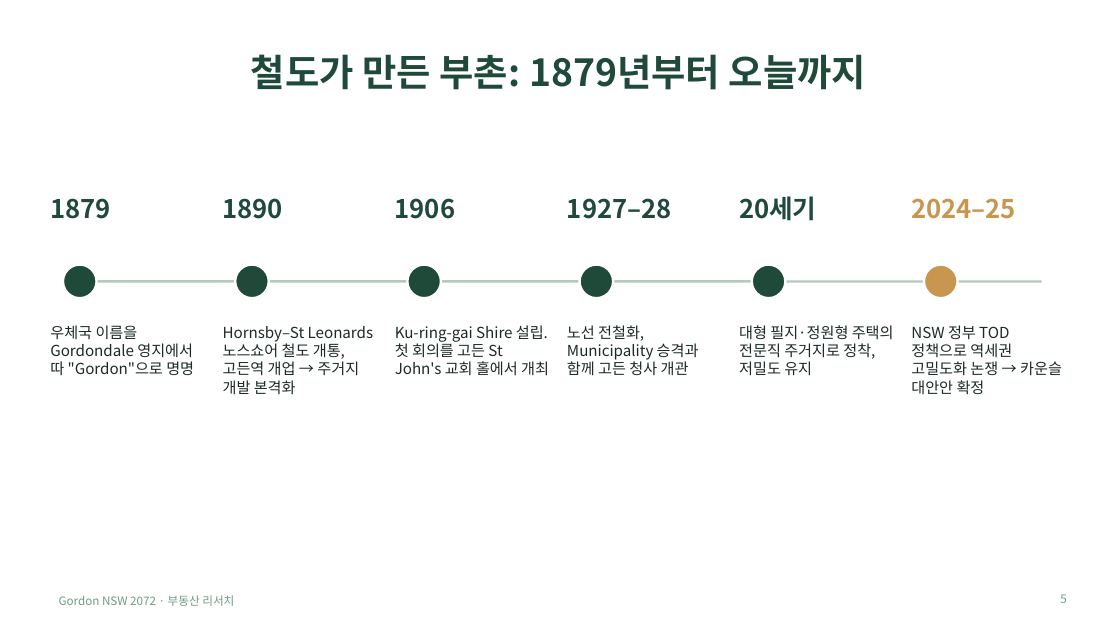
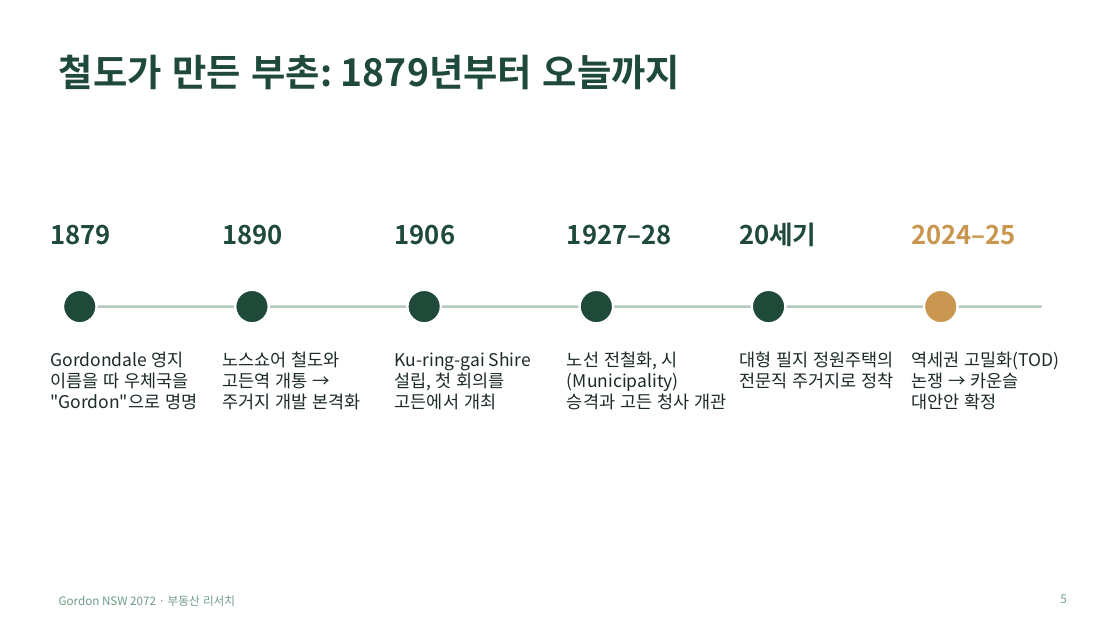
Before and after one commit to dlekrud105-cell/Mia, a slide deck: slide 5 of gordon/Gordon_부동산_분석.pptx. Drawn at 1120x630 pixels with LibreOffice and Linux fonts; fonts in the diff are those of the drawing. Boxes give left, top, right and bottom in pixels: in the first picture for what was removed or moved away, otherwise in the second. Text is boxed around its words. In the diff, an @@ line names an element or a change of style, - is before the commit and + after.

```diff
--- a/gordon/Gordon_부동산_분석.pptx
+++ b/gordon/Gordon_부동산_분석.pptx
@@ title "철도가 만든 부촌: 1879년부터 오늘까지" at [59, 54, 680, 90]: alignment centre to left @@
@@ 6 texts, 6 ellipses, 1 line: place and size @@
-6 texts, 6 ellipses, 1 line at [50, 196, 1042, 298]
+6 texts, 6 ellipses, 1 line at [50, 222, 1042, 323]
@@ text at [50, 351, 197, 410]: text changed; size 13 to 15 pt @@
-우체국 이름을 Gordondale 영지에서 따 "Gordon"으로 명명
+Gordondale 영지 이름을 따 우체국을 "Gordon"으로 명명
@@ text at [223, 351, 361, 410]: text changed; size 13 to 15 pt @@
-Hornsby–St Leonards 노스쇼어 철도 개통, 고든역 개업 → 주거지 개발 본격화
+노스쇼어 철도와 고든역 개통 → 주거지 개발 본격화
@@ text at [395, 352, 531, 410]: text changed; size 13 to 15 pt @@
-Ku-ring-gai Shire 설립. 첫 회의를 고든 St John's 교회 홀에서 개최
+Ku-ring-gai Shire 설립, 첫 회의를 고든에서 개최
@@ text at [567, 351, 726, 410]: text changed; size 13 to 15 pt @@
-노선 전철화, Municipality 승격과 함께 고든 청사 개관
+노선 전철화, 시(Municipality) 승격과 고든 청사 개관
@@ text at [739, 351, 894, 389]: text changed; size 13 to 15 pt @@
-대형 필지·정원형 주택의 전문직 주거지로 정착, 저밀도 유지
+대형 필지 정원주택의 전문직 주거지로 정착
@@ text at [911, 351, 1060, 410]: text changed; size 13 to 15 pt @@
-NSW 정부 TOD 정책으로 역세권 고밀도화 논쟁 → 카운슬 대안안 확정
+역세권 고밀화(TOD) 논쟁 → 카운슬 대안안 확정
```
Also in this commit, not shown: 12 other slides changed, 2 other files.
